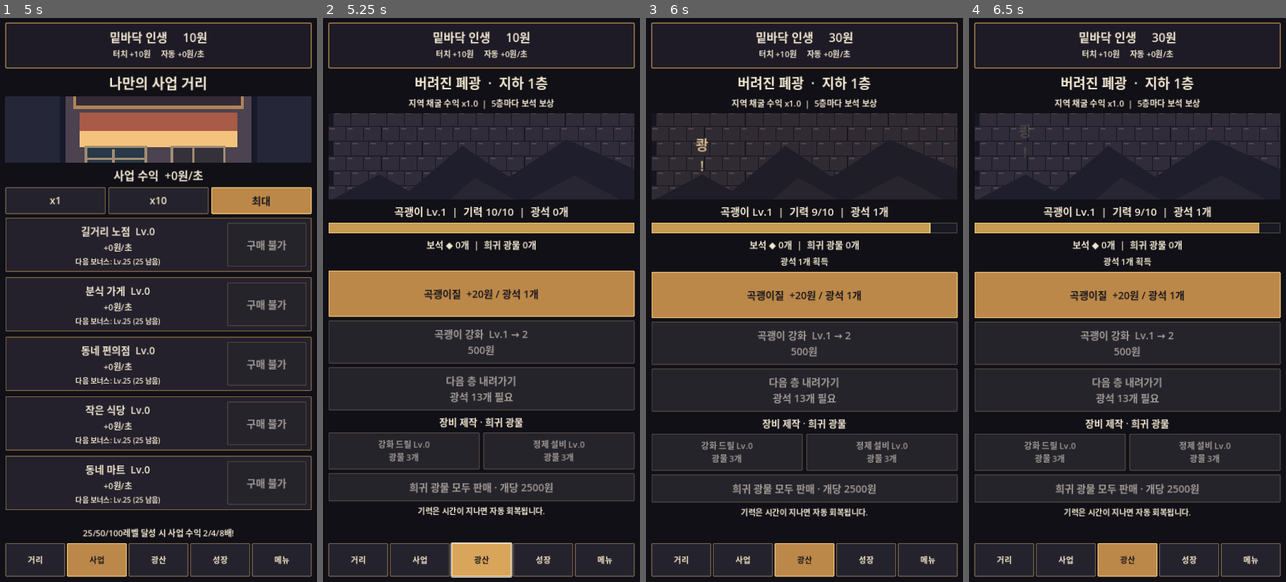
Above: before the commit, frames 1-4 (left to right).
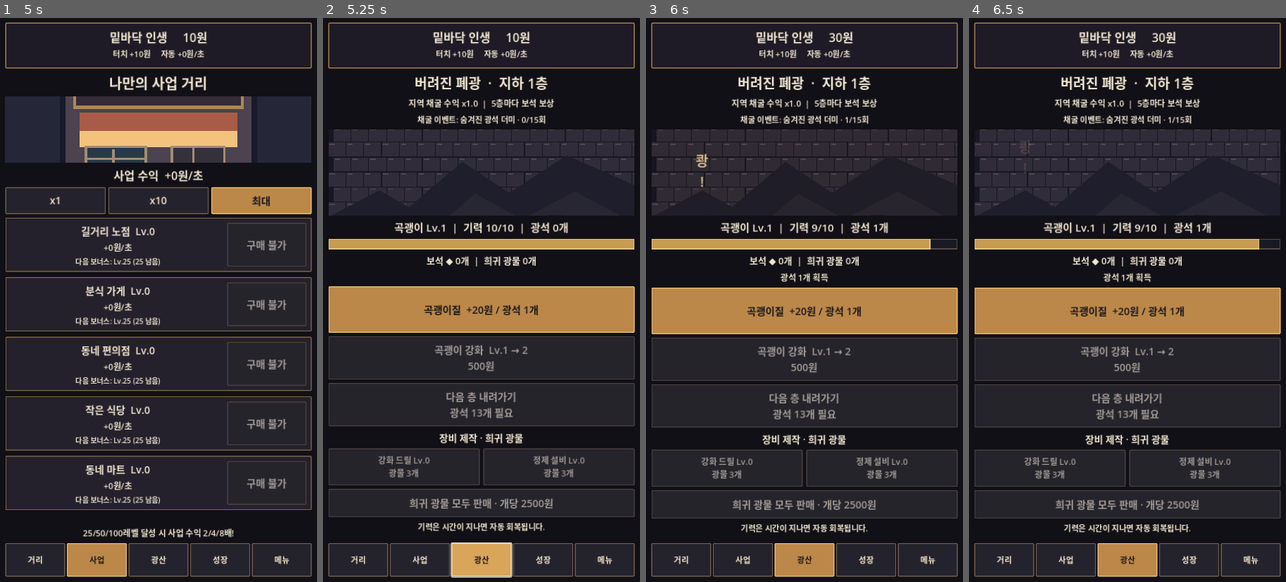
Above: after the commit, the same moments.

Repository: sungpil987/BottomLife-Reborn
Game: Godot game, scene res://scenes/Main.tscn
Two runs of this game, one before a commit and one after it. Both use one fixed random seed, a clock stepped at 60 frames per second and the inputs below.
Inputs (mouse positions are in pixels of both pictures, inside the frame that each line leads up to):
- Up to frame 1 (5 s): click (158, 254) at 0.5 s; click "거리" at 1.25 s; click "사업" at 2 s; click "x1" at 2.75 s; click "x10" at 3.5 s; click "최대" at 4.25 s
- Up to frame 2 (5.25 s): click "광산" at 5 s
- Up to frame 3 (6 s): click "곡괭이질 +20원 / 광석 1개" at 5.75 s
- Up to frame 4 (6.5 s): no input

Frame 1 is identical in both runs. In frame 2, 22% of the frame differs, in the area x 1-99%, y 16-91%; in frame 3, 21%; in frame 4, 21%.

Commit message:
v3.7 implement zone-specific mining events every 15 digs with saved progress

Diff:
--- a/scripts/main.gd
+++ b/scripts/main.gd
@@ -17,6 +17,7 @@
 var luck_level: int = 0
 var stamina_level: int = 0
 var last_mine_find: String = ""
+var mine_dig_counter: int = 0
 var growth_buttons: Array[Button] = []
 var mine_energy: float = 10.0
 var mine_buttons: Array[Button] = []
@@ -135,6 +136,7 @@
 			for i in range(mini(BUSINESS_NAMES.size(), saved_business.size())):
 				business_levels[i] = clampi(int(saved_business[i]), 0, 100000)
 		mine_depth = maxi(1, int(data.get("mine_depth", 1)))
+		mine_dig_counter = maxi(0, int(data.get("mine_dig_counter", 0)))
 		pickaxe_level = maxi(1, int(data.get("pickaxe_level", 1)))
 		ore = maxi(0, int(data.get("ore", 0)))
 		rare_ore = maxi(0, int(data.get("rare_ore", 0)))
@@ -156,7 +158,7 @@
 func save_game() -> void:
 	var file := FileAccess.open(SAVE_PATH, FileAccess.WRITE)
 	if file != null:
-		file.store_string(JSON.stringify({"money": money, "tap_lev …(65 unchanged characters)… ness_levels, "mine_depth": mine_depth, "pickaxe_level": pickaxe_level, "ore": or …(380 unchanged characters)…
+		file.store_string(JSON.stringify({"money": money, "tap_lev …(65 unchanged characters)… ness_levels, "mine_depth": mine_depth, "mine_dig_counter": mine_dig_counter, "pickaxe_level": pickaxe_level, "ore": or …(380 unchanged characters)…
 
 func make_label(value: String, size: int = 27) -> Label:
 	var label := Label.new()
@@ -338,6 +340,7 @@
 	auto_level = 0
 	business_levels = [0, 0, 0, 0, 0]
 	mine_depth = 1
+	mine_dig_counter = 0
 	pickaxe_level = 1
 	ore = 0
 	rare_ore = 0
@@ -571,10 +574,39 @@
 func mine_depth_cost() -> int:
 	return 8 + mine_depth * 5
 
+func mine_event_name() -> String:
+	if mine_depth >= 125:
+		return "태고의 수정 폭발"
+	if mine_depth >= 75:
+		return "지하도시 보물 창고"
+	if mine_depth >= 50:
+		return "심연의 광맥"
+	if mine_depth >= 25:
+		return "황금 광맥"
+	if mine_depth >= 10:
+		return "푸른 광석 군집"
+	return "숨겨진 광석 더미"
+
+func trigger_mine_event() -> String:
+	var bonus_ore: int = maxi(5, (pickaxe_level + drill_level) * 4)
+	var bonus_gems: int = maxi(1, int(mine_depth / 15))
+	var bonus_rare: int = maxi(1, int(mine_depth / 20))
+	if mine_depth >= 75:
+		gems += bonus_gems
+		rare_ore += bonus_rare
+		return "%s! 보석 +%d / 희귀 광물 +%d" % [mine_event_name(), bonus_gems, bonus_rare]
+	if mine_depth >= 25:
+		rare_ore += bonus_rare
+		ore += bonus_ore
+		return "%s! 광석 +%d / 희귀 광물 +%d" % [mine_event_name(), bonus_ore, bonus_rare]
+	ore += bonus_ore
+	return "%s! 광석 +%d" % [mine_event_name(), bonus_ore]
+
 func mine_dig() -> void:
 	if mine_energy < 1.0:
 		return
 	mine_energy -= 1.0
+	mine_dig_counter += 1
 	var reward := float(20 * (pickaxe_level + drill_level) * mine_depth)
 	reward *= prestige_multiplier() * mine_zone_bonus() * soul_mining_multiplier()
 	money += reward
@@ -590,7 +622,9 @@
 		gems += found
 		last_mine_find = "희귀 보석 %d개 발견!" % found
 	else:
-		last_mine_find = "희귀 광물 발견!" if found_rare else "광석 %d개 획득" % (pickaxe_level + drill_level)
+		last_mine_find = "희귀 광물 발견!" if found_rare else "광석 %d개 획득" % maxi(1, int(ceil(float(pickaxe_level + drill_level) * soul_mining_multiplier())))
+	if mine_dig_counter % 15 == 0:
+		last_mine_find = trigger_mine_event()
 	save_game()
 	refresh()
 	play_mine_hit_effect()
@@ -711,6 +745,7 @@
 func build_mine() -> void:
 	content.add_child(make_label("%s  ·  지하 %d층" % [mine_zone_name(), mine_depth], 31))
 	content.add_child(make_label("지역 채굴 수익 x%.1f  |  5층마다 보석 보상" % mine_zone_bonus(), 19))
+	content.add_child(make_label("채굴 이벤트: %s · %d/15회" % [mine_event_name(), mine_dig_counter % 15], 18))
 	if next_mine_rebirth_requirement() > rebirth_count:
 		content.add_child(make_label("다음 지역 잠김 · 환생 %d회 필요" % next_mine_rebirth_requirement(), 20))
 	var stage := Control.new()
